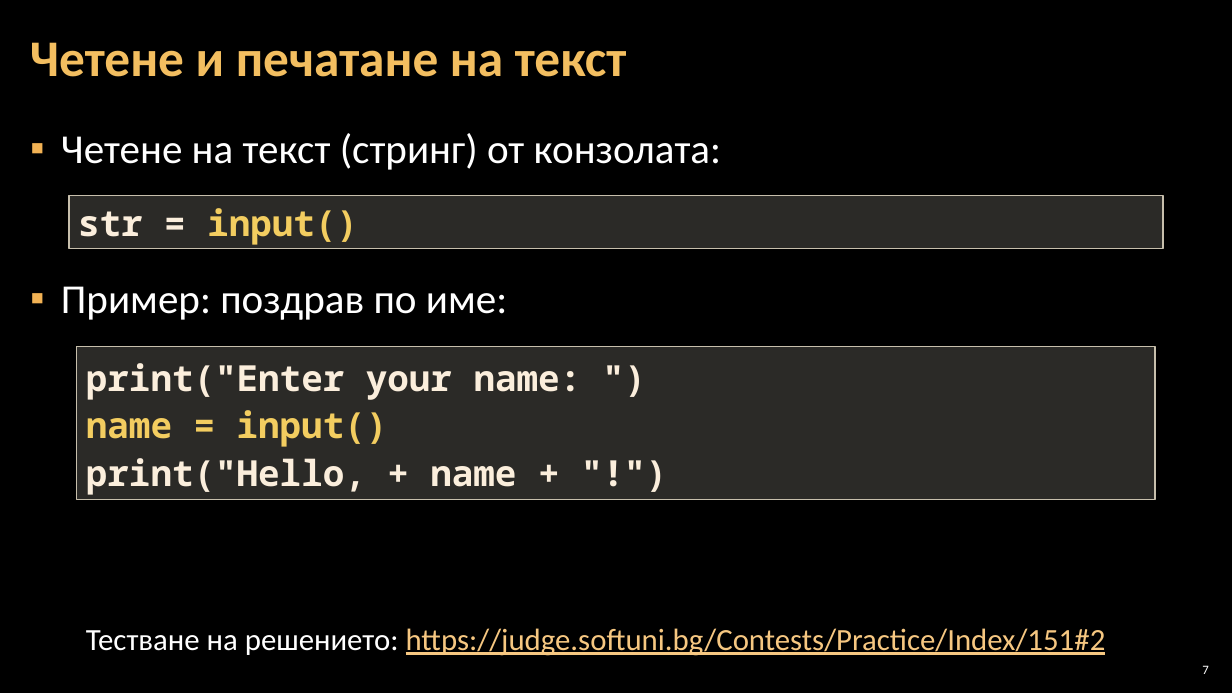
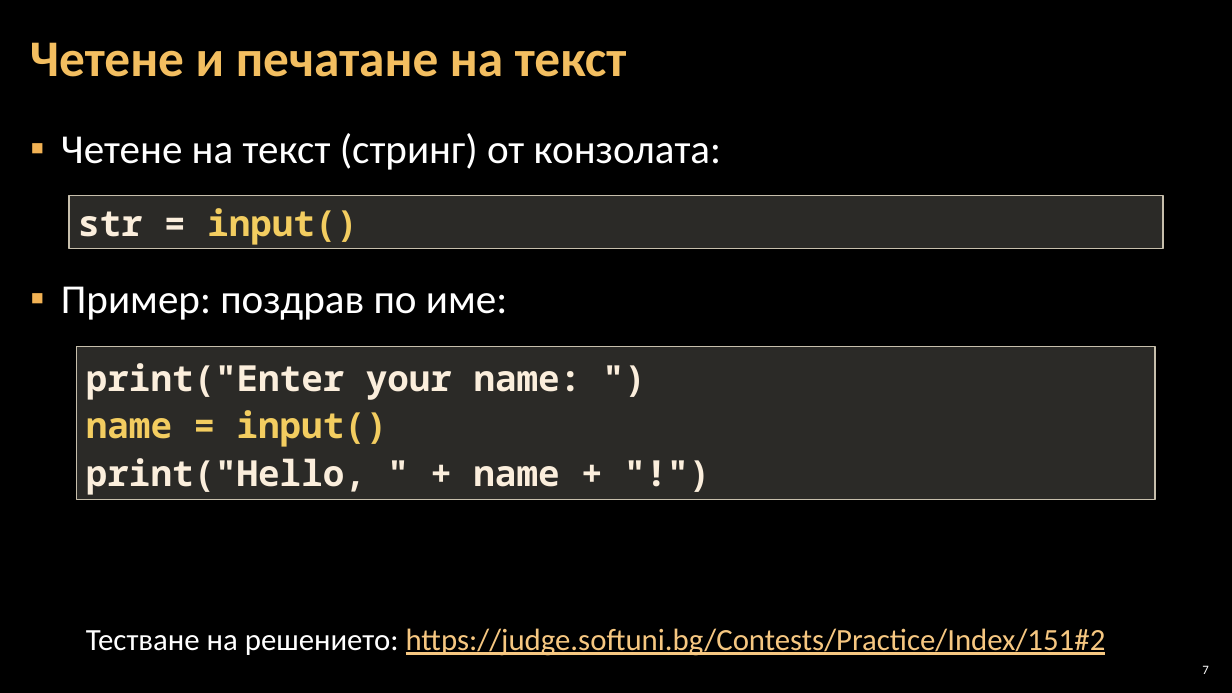
Before and after one commit to Software-University/Python-Basics, a slide deck: slide 7 of 2. Simple-Calculations/2. Simple-Calculations.pptx. Drawn at 1232x693 pixels with LibreOffice and Linux fonts; fonts in the diff are those of the drawing; background and template pictures are left out. Boxes give left, top, right and bottom in pixels: in the first picture for what was removed or moved away, otherwise in the second. Text is boxed around its words. In the diff, an @@ line names an element or a change of style, - is before the commit and + after.

```diff
--- a/2. Simple-Calculations/2. Simple-Calculations.pptx
+++ b/2. Simple-Calculations/2. Simple-Calculations.pptx
@@ text in rectangle at box(86, 458, 559, 495): text changed @@
-print("Hello, + name + "!")
+print("Hello, " + name + "!")
```
Also in this commit, not shown: 4 other slides changed, 10 other files.
